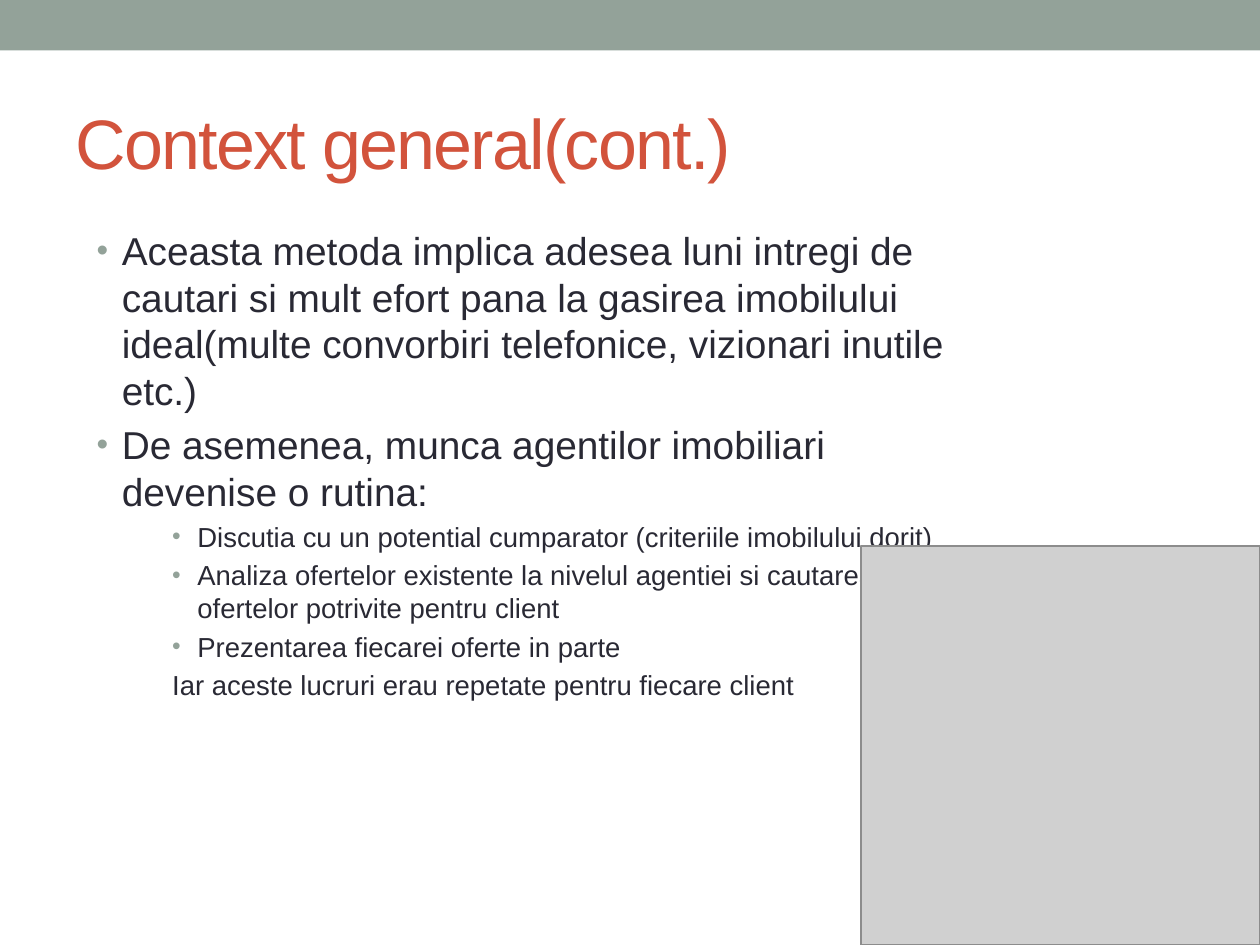
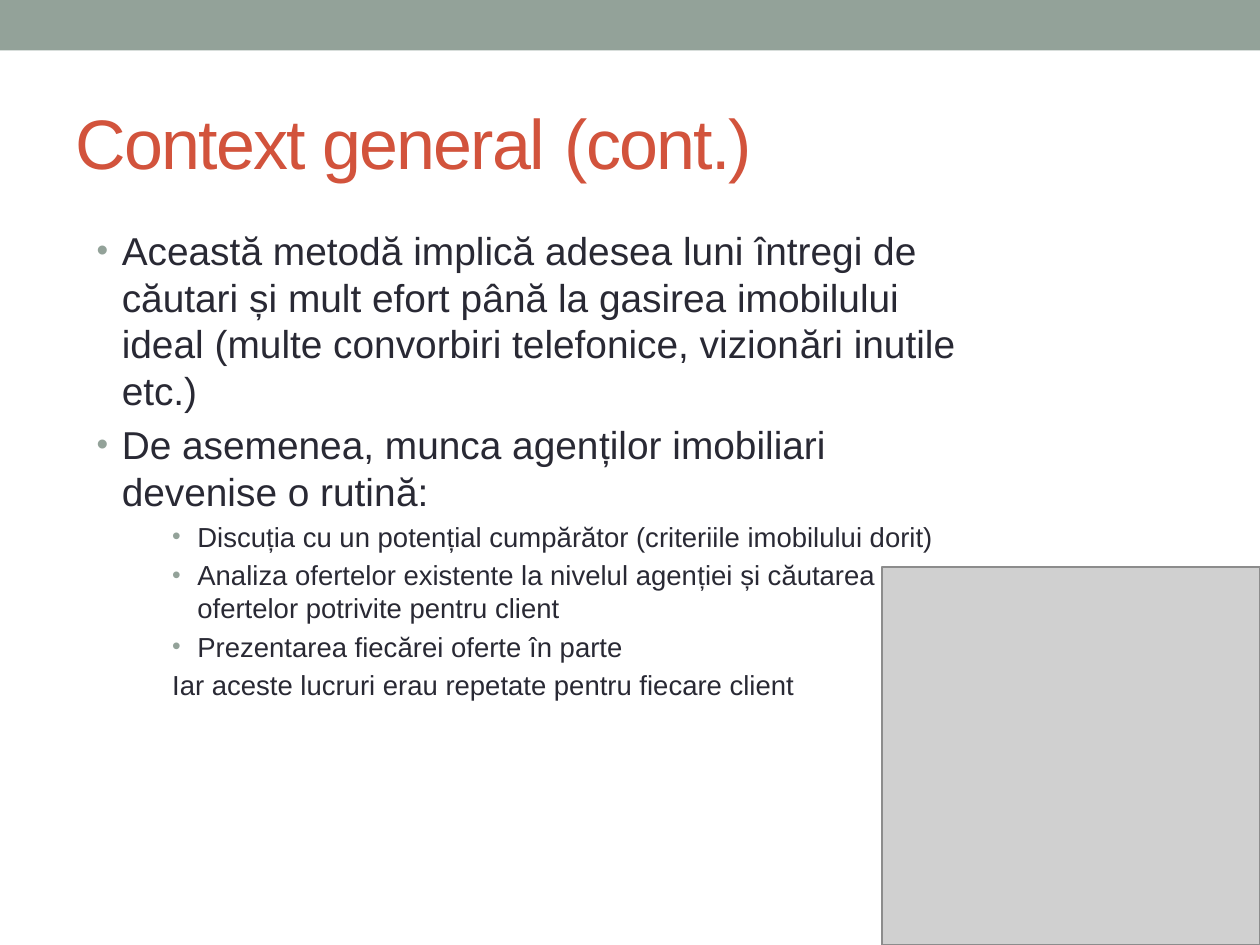
Before and after one commit to daiamarius/IoC-Proiect, a slide deck: slide 3 of Prezentare Imobiliare.pptx. Drawn at 1260x945 pixels with LibreOffice and Linux fonts; fonts in the diff are those of the drawing; grey boxes stand for pictures. Boxes give left, top, right and bottom in pixels: in the first picture for what was removed or moved away, otherwise in the second. Text is boxed around its words. In the diff, an @@ line names an element or a change of style, - is before the commit and + after.

```diff
--- a/Prezentare Imobiliare.pptx
+++ b/Prezentare Imobiliare.pptx
@@ title at [76,118,752,182]: spaces changed @@
-Context general(cont.)
+Context general (cont.)
@@ text at [122,236,955,662]: text changed @@
-• Aceasta metoda implica adesea luni intregi de cautari si mult efort pana la gasirea imobilului ideal(multe convorbiri telefonice, vizionari inutile etc.)
-• De asemenea, munca agentilor imobiliari devenise o rutina:
-    • Discutia cu un potential cumparator (criteriile imobilului dorit)
-    • Analiza ofertelor existente la nivelul agentiei si cautarea ofertelor potrivite pentru client
-    • Prezentarea fiecarei oferte in parte
+• Această metodă implică adesea luni întregi de căutari și mult efort până la gasirea imobilului ideal (multe convorbiri telefonice, vizionări inutile etc.)
+• De asemenea, munca agenților imobiliari devenise o rutină:
+    • Discuția cu un potențial cumpărător (criteriile imobilului dorit)
+    • Analiza ofertelor existente la nivelul agenției și căutarea ofertelor potrivite pentru client
+    • Prezentarea fiecărei oferte în parte
@@ picture: place and size @@
-picture at [861,546,1260,945]
+picture at [882,567,1260,945]
```
Also in this commit, not shown: 9 other slides changed.
